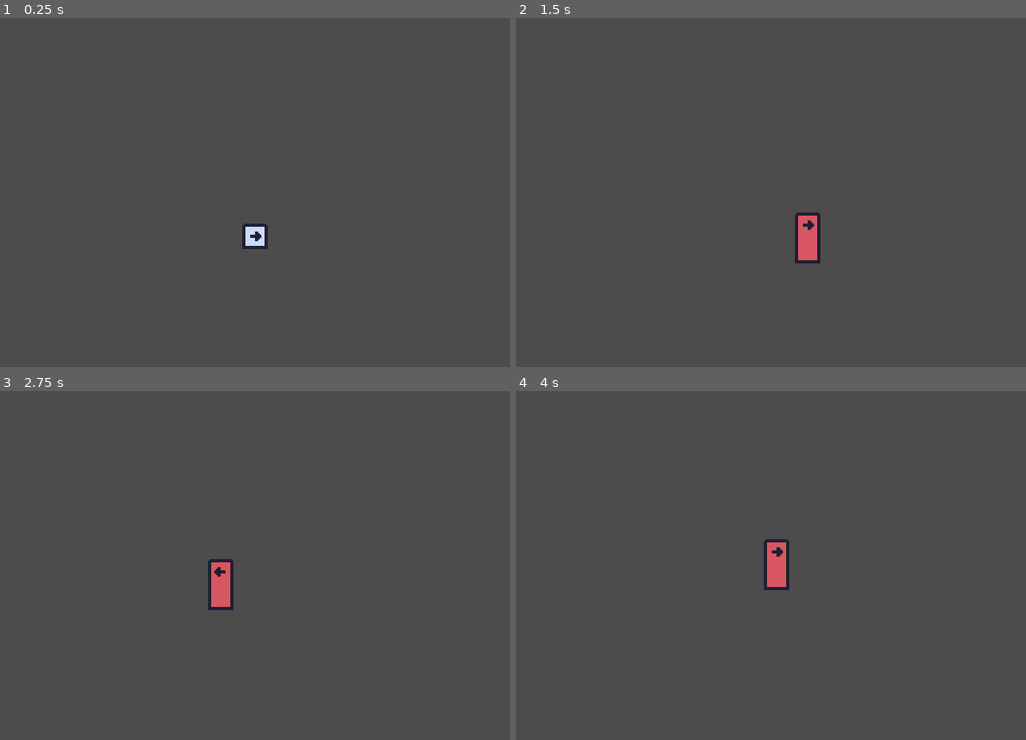
Above: before the commit, frames 1-4 (two rows, left to right).
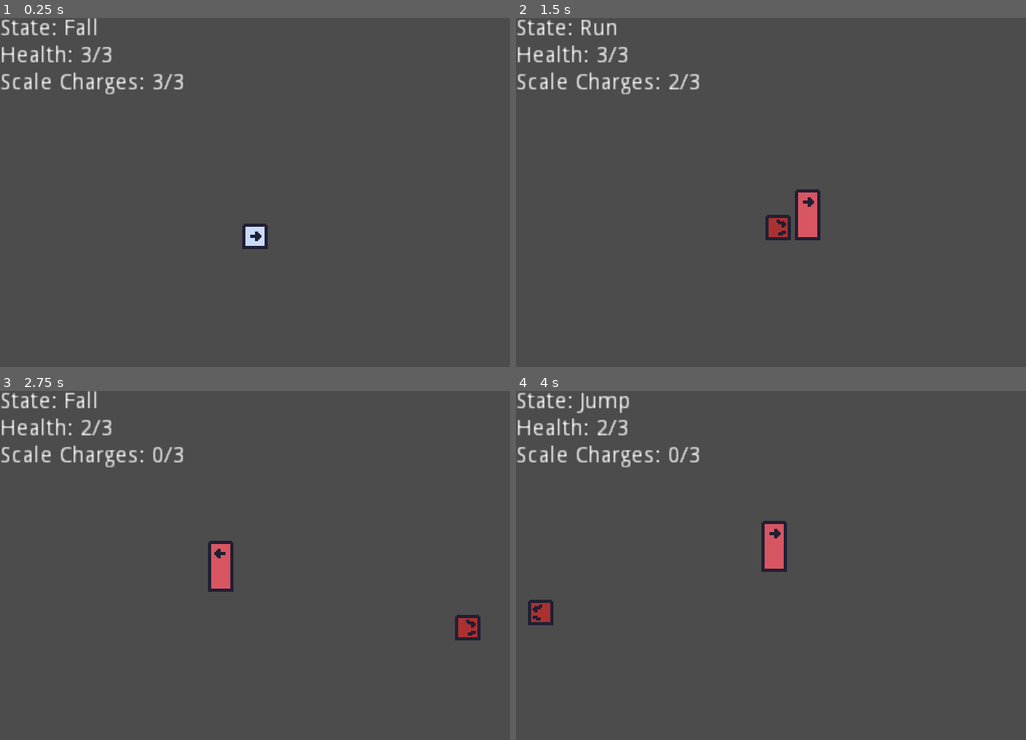
Above: after the commit, the same moments.

Repository: niro359/GameOff2023
Game: Godot game, scene res://scenes/demo/Demo.tscn
Same seed, same stepped clock (60 frames per second), same inputs: the game is played once before the commit and once after it. The project has no main scene, so this scene is started directly.
Inputs:
- Up to frame 1 (0.25 s): no input
- Up to frame 2 (1.5 s): hold Right (ui_right) from 0.53 s (still down); tap Z (ui_scale) at 0.6 s; tap Up (ui_up) at 0.77, 0.8, 1.07, 1.35 s
- Up to frame 3 (2.75 s): tap Up (ui_up) at 1.52, 1.82, 2.3 s; tap Z (ui_scale) at 1.55, 2.1 s; release Right (ui_right) at 2.03 s; hold Left (ui_left) from 2.03 s (still down)
- Up to frame 4 (4 s): release Left (ui_left) at 2.78 s; hold Right (ui_right) from 2.78 s (still down); tap Z (ui_scale) at 2.85 s; tap Up (ui_up) at 3.02, 3.32, 3.6, 3.77 s

The runs differ from the first frame. In frame 1, 1.4% of the frame differs, in the area x 0-36%, y 0-22%; in frame 2, 2.6%; in frame 3, 2.4%; in frame 4, 2.7%, in the area x 0-54%, y 0-68%.

Commit message:
Updated Core Mechanics

Diff:
--- a/scenes/demo/Demo.tscn
+++ b/scenes/demo/Demo.tscn
@@ -1,12 +1,13 @@
-[gd_scene load_steps=6 format=2]
+[gd_scene load_steps=7 format=2]
 
 [ext_resource path="res://scenes/player/Player.tscn" type="PackedScene" id=1]
+[ext_resource path="res://scenes/enemies/PulsePacer.tscn" type="PackedScene" id=2]
 
 [sub_resource type="RectangleShape2D" id=1]
 extents = Vector2( 10, 54 )
 
 [sub_resource type="RectangleShape2D" id=2]
-extents = Vector2( 158.5, 44 )
+extents = Vector2( 224, 44 )
 
 [sub_resource type="RectangleShape2D" id=3]
 extents = Vector2( 25, 10 )
@@ -16,6 +17,12 @@
 
 [node name="Demo" type="Node2D"]
 
+[node name="CanvasLayer" type="CanvasLayer" parent="."]
+
+[node name="DebugLabel" type="Label" parent="CanvasLayer"]
+margin_right = 40.0
+margin_bottom = 14.0
+
 [node name="Player" parent="." instance=ExtResource( 1 )]
 __meta__ = {
 "_edit_group_": true
@@ -24,11 +31,11 @@
 [node name="StaticBody2D" type="StaticBody2D" parent="."]
 
 [node name="CollisionShape2D" type="CollisionShape2D" parent="StaticBody2D"]
-position = Vector2( 309, 93 )
+position = Vector2( 309, 96 )
 shape = SubResource( 1 )
 
 [node name="CollisionShape2D2" type="CollisionShape2D" parent="StaticBody2D"]
-position = Vector2( 159.5, 195 )
+position = Vector2( 94, 195 )
 shape = SubResource( 2 )
 
 [node name="CollisionShape2D3" type="CollisionShape2D" parent="StaticBody2D"]
@@ -38,3 +45,6 @@
 [node name="CollisionShape2D4" type="CollisionShape2D" parent="StaticBody2D"]
 position = Vector2( 138, 61 )
 shape = SubResource( 4 )
+
+[node name="PulsePacer" parent="." instance=ExtResource( 2 )]
+position = Vector2( -107, 140 )
--- /dev/null
+++ b/scenes/enemies/PulsePacer.gd
@@ -0,0 +1,93 @@
+extends KinematicBody2D
+
+# Enemy properties
+var speed = 50
+var gravity = 500
+var velocity = Vector2()
+var patrol_range = 100
+var random_movement_timer = Timer.new() # Timer for random movement changes
+var flip_cooldown = 0.5 # Seconds before the enemy can flip direction again
+var can_flip = true
+# Ensure the player is found using the group
+onready var player = get_tree().get_nodes_in_group("player")[0]
+
+# RayCast2D nodes to detect walls and ledges
+onready var wall_ray = $WallRayCast
+onready var ledge_ray = $LedgeRayCast
+
+# Flip the enemy sprite when direction changes
+var direction: int = 1
+
+func _ready():
+	player.connect("player_scaled", self, "_on_player_scaled")
+	# Add the timer as a child of this node to ensure it gets processed
+	add_child(random_movement_timer)
+	random_movement_timer.wait_time = 1 # Change direction every second
+	random_movement_timer.autostart = true
+	random_movement_timer.connect("timeout", self, "_on_random_movement_timer_timeout")
+	random_movement_timer.start()
+	# Ensure that the raycasts are enabled
+	wall_ray.enabled = true
+	ledge_ray.enabled = true
+
+	update_raycasts()
+
+func _physics_process(delta):
+	# Apply gravity
+	velocity.y += gravity * delta
+
+	# Horizontal movement
+	velocity.x = speed * direction
+
+	# Check for walls and ledges and flip direction if needed
+	if can_flip and (wall_ray.is_colliding() or (not ledge_ray.is_colliding() and is_on_floor())):
+		direction *= -1 # Change direction
+		can_flip = false
+		$Sprite.flip_h = (direction != 1)
+		# Start a cooldown timer before allowing another flip
+		yield(get_tree().create_timer(flip_cooldown), "timeout")
+		can_flip = true
+
+	# Move the enemy
+	velocity = move_and_slide(velocity, Vector2.UP)
+
+	# Update the sprite's direction
+	$Sprite.flip_h = (direction != 1)
+	update_raycasts()
+
+func _on_random_movement_timer_timeout():
+	# Randomly decide whether to change direction
+	if randf() > 0.5:
+		direction *= -1
+
+
+func _on_player_scaled(new_is_small):
+	if new_is_small:
+		# If the player is small, decrease the Pulse Pacer's speed and stop chasing
+		speed = 50
+		random_movement_timer.start()  # Make the Pulse Pacer move randomly again
+	else:
+		# If the player is big, increase the Pulse Pacer's speed and chase the player
+		speed = 200
+		random_movement_timer.stop()  # Stop random movement
+		# Point the direction towards the player
+		direction = sign(player.global_position.x - global_position.x)
+		update_raycasts()  # Update raycasts for the new direction
+
+
+
+func update_raycasts():
+	# Adjust the raycast direction based on the enemy's facing direction
+	wall_ray.cast_to.x = direction * abs(wall_ray.cast_to.x)
+	ledge_ray.cast_to.x = direction * abs(ledge_ray.cast_to.x)
+
+
+
+# Enemy script
+func _on_HitBox_body_entered(body):
+	if body.is_in_group("player"):
+		# Calculate the horizontal knockback direction based on the relative positions
+		var knockback_direction = Vector2.ZERO
+		knockback_direction.x = -sign(global_position.x - body.global_position.x)  # Left (-1) or Right (1)
+		# Now call the player's reduce_health function with the calculated direction
+		body.reduce_health(1, knockback_direction)
--- /dev/null
+++ b/scenes/enemies/PulsePacer.tscn
@@ -0,0 +1,35 @@
+[gd_scene load_steps=5 format=2]
+
+[ext_resource path="res://assets/enemies/pulse_pacer.png" type="Texture" id=1]
+[ext_resource path="res://scenes/enemies/PulsePacer.gd" type="Script" id=2]
+
+[sub_resource type="RectangleShape2D" id=1]
+extents = Vector2( 8, 8 )
+
+[sub_resource type="RectangleShape2D" id=2]
+extents = Vector2( 8, 8 )
+
+[node name="PulsePacer" type="KinematicBody2D"]
+collision_layer = 0
+script = ExtResource( 2 )
+
+[node name="Sprite" type="Sprite" parent="."]
+texture = ExtResource( 1 )
+
+[node name="CollisionShape2D" type="CollisionShape2D" parent="."]
+shape = SubResource( 1 )
+
+[node name="HitBox" type="Area2D" parent="."]
+collision_layer = 1024
+collision_mask = 512
+
+[node name="CollisionShape2D" type="CollisionShape2D" parent="HitBox"]
+shape = SubResource( 2 )
+
+[node name="WallRayCast" type="RayCast2D" parent="."]
+cast_to = Vector2( 17, 0 )
+
+[node name="LedgeRayCast" type="RayCast2D" parent="."]
+cast_to = Vector2( 21, 11 )
+
+[connection signal="body_entered" from="HitBox" to="." method="_on_HitBox_body_entered"]
--- a/scenes/player/Player.gd
+++ b/scenes/player/Player.gd
@@ -4,7 +4,17 @@
 	IDLE,
 	RUN,
 	JUMP,
-	FALL
+	FALL,
+	KNOCKBACK
+}
+
+# Define a dictionary to map states to text
+var state_descriptions = {
+	PlayerState.IDLE: "Idle",
+	PlayerState.RUN: "Run",
+	PlayerState.JUMP: "Jump",
+	PlayerState.FALL: "Fall",
+	PlayerState.KNOCKBACK: "KnockBack"
 }
 
 const SPEED = 125
@@ -19,12 +29,36 @@
 var jump_pressed = false
 var is_small = true # A flag to check the player's current size state
 var scale_charges = MAX_SCALE_CHARGES  # The current number of scale changes available
-
+var current_sprite: AnimatedSprite
+
+var invincibility_duration = 1.0 # Seconds the player is invincible after being hit
+var is_invincible = false
+var invincibility_timer = Timer.new() # Timer to track invincibility duration
+# Add a new timer for the flicker effect
+var flicker_timer = Timer.new()
+# Additional player properties for flickering effect
+var flicker_duration = 0.1  # Duration between flickers
+
+# Variables to store the visibility state of sprites
+var was_small_sprite_visible = true
+var was_big_sprite_visible = false
+
+# Knockback and invincibility properties
+var knockback_strength = Vector2(200, -150)
+var is_knockback = false
+var knockback_timer = Timer.new() # Handles the duration of the knockback
+
+# Player default stats
+var max_health = 3
+var health = max_health
 
 onready var small_sprite = $SmallSprite
 onready var small_collision = $SmallCollision
 onready var big_sprite = $BigSprite
 onready var big_collision = $BigCollision
+onready var debug_label = get_node("/root/Demo/CanvasLayer/DebugLabel")
+
+signal player_scaled(is_small)
 
 func _ready():
 	small_sprite.visible = true
@@ -32,16 +66,49 @@
 	big_sprite.visible = false
 	big_collision.disabled = true
 
+	add_child(invincibility_timer)
+	invincibility_timer.connect("timeout", self, "_on_invincibility_timer_timeout")
+
+	add_child(knockback_timer)
+	knockback_timer.connect("timeout", self, "_on_knockback_timer_timeout")
+
+	add_child(flicker_timer)
+	flicker_timer.wait_time = flicker_duration
+	flicker_timer.connect("timeout", self, "_on_flicker_timer_timeout")
+
+	update_debug_text()
 
 func _physics_process(delta):
-	handle_input(delta) # Separated input handling to its own function
-	handle_movement(delta) # Separated movement logic to its own function
-	handle_animation() # Separated animation handling to its own function
+	handle_input(delta)  # Handle inputs only if not in KNOCKBACK state
+
+	if current_state == PlayerState.KNOCKBACK:
+		# Apply gravity manually
+		velocity.y += GRAVITY * delta
+
+		# Check if the player is still in the air
+		if not is_on_floor():
+			# Apply air drag or deceleration to the horizontal knockback velocity
+			velocity.x = lerp(velocity.x, 0, 0.01)  # Adjust the factor as needed
+
+		# Move the player
+		velocity = move_and_slide(velocity, Vector2.UP)
+
+	else:
+		# Apply regular movement logic if not in KNOCKBACK state
+		handle_movement(delta)
+		handle_animation()
+
+	update_debug_text()
+
+
+func update_debug_text():
+	var state_text = state_descriptions[current_state]
+	debug_label.text = "State: %s\nHealth: %d/%d\nScale Charges: %d/%d" % [state_text, health, max_health, scale_charges, MAX_SCALE_CHARGES]
 
 
 func handle_input(delta):
 	# Check for jump input
-	if Input.is_action_just_pressed("ui_up"):
+	if Input.is_action_just_pressed("ui_up") and is_on_floor():
 		jump_pressed = true
 	elif Input.is_action_just_released("ui_up"):
 		jump_pressed = false
@@ -102,15 +169,15 @@
 			small_sprite.play("fall")
 
 
-func set_state(new_state):
-	if new_state != current_state:
-		current_state = new_state
-
-
 func toggle_scale():
 	if scale_charges <= 0:
 		print("No scale charges left")
 		return  # Do not change scale if there are no charges left
+
+	# Stop any flickering and reset sprite visibility before scaling
+	if flicker_timer.is_stopped() == false:
+		flicker_timer.stop()
+		_reset_sprite_visibility()
 
 	# Only check for space if the player is small and trying to grow
 	if is_small:
@@ -138,9 +205,12 @@
 
 	# If there's enough room or if shrinking, proceed with scaling
 	is_small = !is_small
-	velocity.y = JUMP_FORCE  # Half of the regular jump force for a small hop
 	scale_charges -= 1  # Consume a charge
 	update_collision_and_visibility()
+
+	# Emit signal after changing scale
+	emit_signal("player_scaled", is_small)
+
 
 func update_collision_and_visibility():
 	# Update the visibility and collision shapes based on the new size
@@ -148,9 +218,77 @@
 	small_sprite.visible = is_small
 	big_collision.disabled = is_small
 	small_collision.disabled = !is_small
-	# Optionally, adjust the position slightly to prevent any embedding into the ground
+	# Make sure the sprite visibility matches the scale state
+	was_small_sprite_visible = is_small
+	was_big_sprite_visible = !is_small
+
 
 
 func replenish_scale_charge(amount: int = 1):
 	scale_charges = min(scale_charges + amount, MAX_SCALE_CHARGES)
 	# You can update the UI or notify the player here if needed
+
+
+func reduce_health(amount, knockback_direction):
+	if is_invincible or is_knockback:
+		return  # Ignore if the player is currently invincible or in knockback
+
+	health -= amount
+	health = max(health, 0)  # Prevent health from going below 0
+	update_debug_text()
+
+	if health >= 0:
+		is_knockback = true
+		# Use the direction provided to set the horizontal knockback
+		velocity.x = knockback_strength.x * knockback_direction.x
+		# Use a set upward force for the vertical knockback
+		velocity.y = knockback_strength.y
+		set_state(PlayerState.KNOCKBACK)
+		knockback_timer.start(0.2)  # Shorter duration for the knockback effect
+		make_invincible()
+	else:
+		die()  # Handle the player's death
+
+
+func make_invincible():
+	is_invincible = true
+	# Store the current visibility of the sprites before knockback
+	was_small_sprite_visible = small_sprite.visible
+	was_big_sprite_visible = big_sprite.visible
+	flicker_timer.start()  # Start flickering effect
+	invincibility_timer.start()  # Start invincibility duration
+
+func _on_invincibility_timer_timeout():
+	is_invincible = false
+	flicker_timer.stop()  # Stop flickering effect
+	_reset_sprite_visibility()  # Ensure sprite visibility is reset
+
+
+func _on_flicker_timer_timeout():
+	# Toggle the visibility of the sprite that was visible before knockback
+	if was_small_sprite_visible:
+		small_sprite.visible = !small_sprite.visible
+	if was_big_sprite_visible:
+		big_sprite.visible = !big_sprite.visible
+
+
+func _reset_sprite_visibility():
+	# Reset the visibility of the sprites based on their state before knockback
+	small_sprite.visible = was_small_sprite_visible
+	big_sprite.visible = was_big_sprite_visible
+
+
+func _on_knockback_timer_timeout():
+	is_knockback = false
+	if current_state == PlayerState.KNOCKBACK:
+		set_state(PlayerState.IDLE)  # Return to IDLE or any other appropriate state
+
+func set_state(new_state):
+	current_state = new_state
+	if new_state != PlayerState.KNOCKBACK:
+		is_knockback = false
+
+
+func die():
+	pass
+	# Handle player death as before...
--- a/scenes/player/Player.tscn
+++ b/scenes/player/Player.tscn
@@ -106,7 +106,8 @@
 [sub_resource type="RectangleShape2D" id=32]
 extents = Vector2( 8, 16 )
 
-[node name="Player" type="KinematicBody2D"]
+[node name="Player" type="KinematicBody2D" groups=["player"]]
+collision_layer = 512
 script = ExtResource( 2 )
 
 [node name="Camera2D" type="Camera2D" parent="."]
@@ -128,3 +129,5 @@
 [node name="BigCollision" type="CollisionShape2D" parent="."]
 position = Vector2( 0, -8 )
 shape = SubResource( 32 )
+
+[node name="FlickerTimer" type="Timer" parent="."]
Binary file added: assets/enemies/pulse_pacer.png
Not shown, added: assets/enemies/pulse_pacer.png.import
